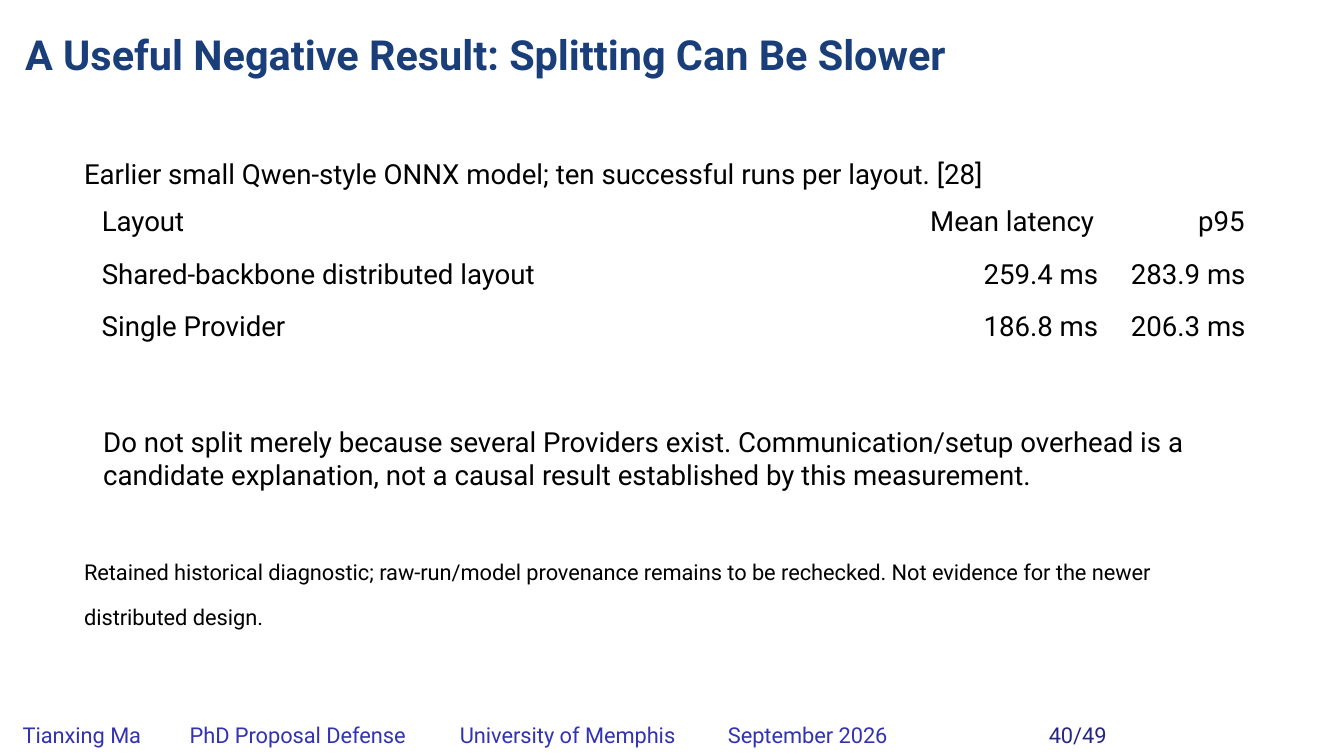
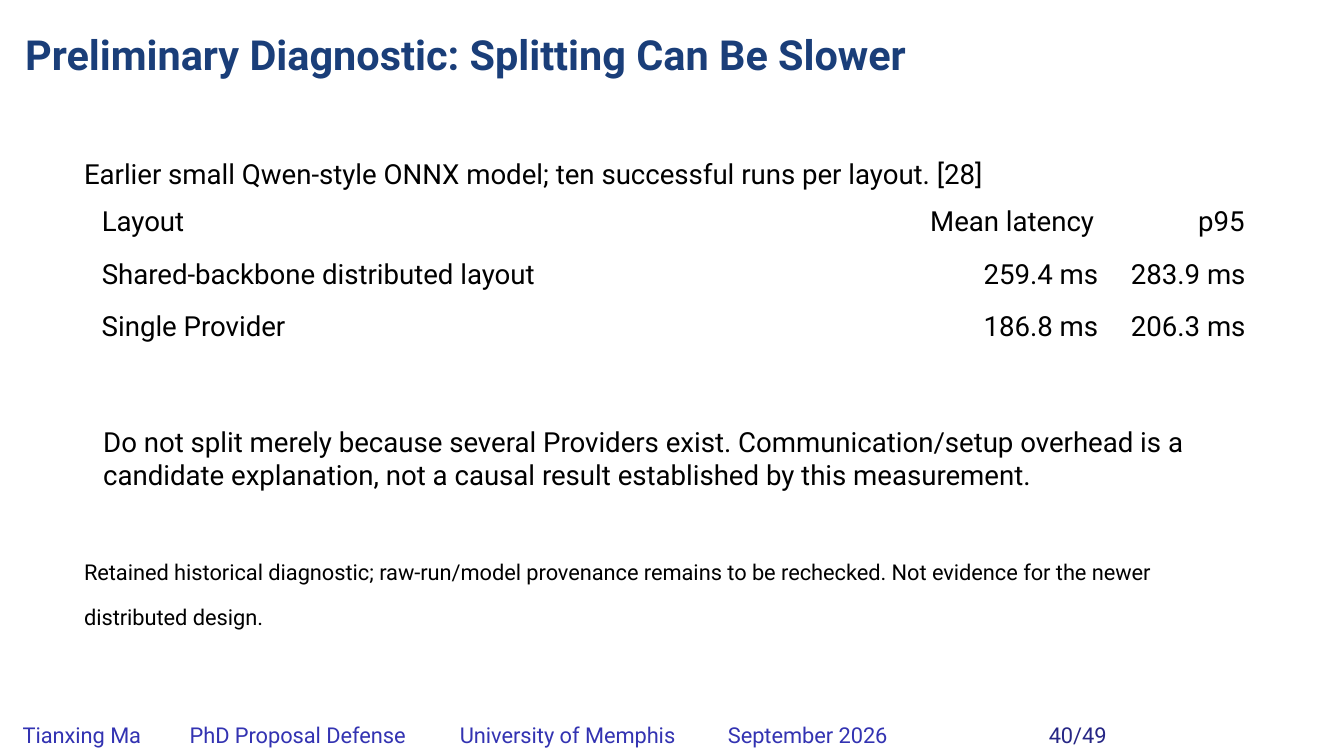
Before and after one commit to matianxing1992/NDN_Service_Framework, a slide deck: slide 40 of docs/PAPER/proposal-defense/slides/NDNSF_proposal_hybrid_editable.pptx. Drawn at 1344x756 pixels with LibreOffice and Linux fonts; fonts in the diff are those of the drawing; background and template pictures are left out. Boxes give left, top, right and bottom in pixels: in the first picture for what was removed or moved away, otherwise in the second. Text is boxed around its words. In the diff, an @@ line names an element or a change of style, - is before the commit and + after.

```diff
--- a/docs/PAPER/proposal-defense/slides/NDNSF_proposal_hybrid_editable.pptx
+++ b/docs/PAPER/proposal-defense/slides/NDNSF_proposal_hybrid_editable.pptx
@@ text at [25, 39, 906, 79]: text changed @@
-A Useful Negative Result: Splitting Can Be Slower
+Preliminary Diagnostic: Splitting Can Be Slower
```
Also in this commit, not shown: 10 other slides changed, 23 other files.
